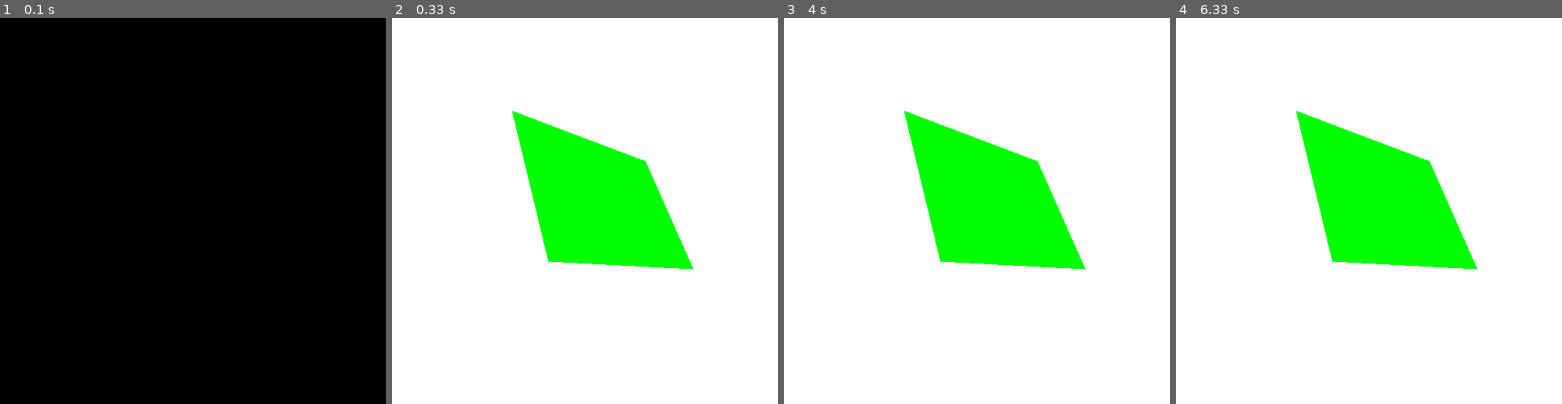
Above: before the commit, frames 1-4 (left to right).
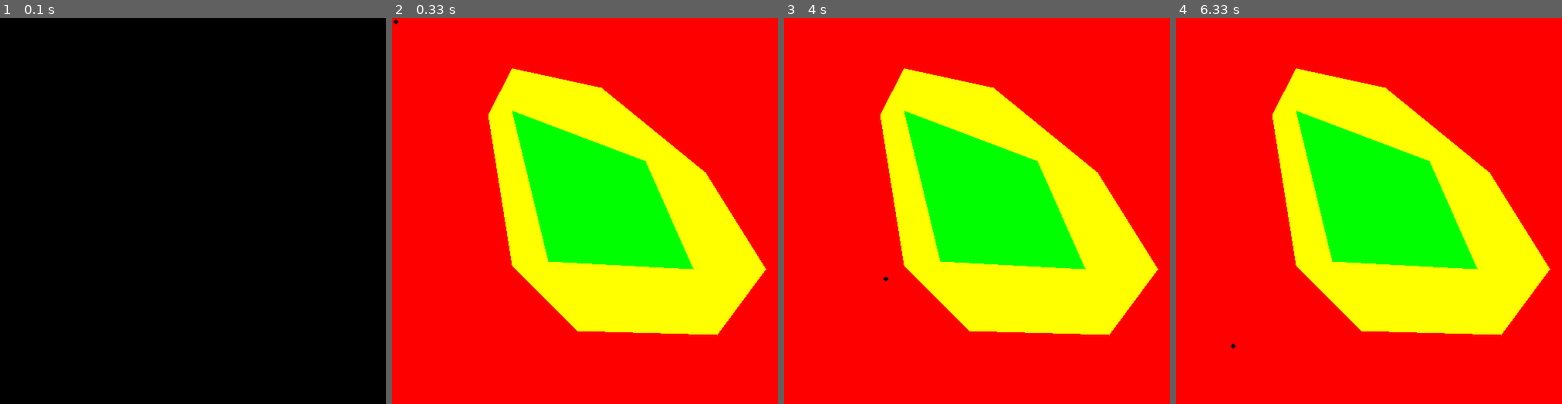
Above: after the commit, the same moments.

Repository: elmooooooooooo/The-Smart-Barn
Game: pygame game, started from pygameTest.py
Same seed, same stepped clock (60 frames per second), same inputs: the game is played once before the commit and once after it.
Inputs (mouse positions are in pixels of both pictures, inside the frame that each line leads up to):
- Up to frame 1 (0.1 s): no input
- Up to frame 2 (0.33 s): no input
- Up to frame 3 (4 s): click (977, 211) at 0.43 s; click (1015, 295) at 0.8 s; click (1119, 346) at 1.2 s; click (884, 133) at 1.6 s; move the mouse to (977, 257) at 1.87 s; click (977, 257) at 2 s; move the mouse to (922, 129) at 2.27 s; click (922, 129) at 2.4 s; click (1112, 311) at 2.8 s; click (849, 249) at 3.2 s; click (865, 137) at 3.6 s; move the mouse to (884, 280) at 3.87 s
- Up to frame 4 (6.33 s): click (1276, 280) at 4 s; move the mouse to (1507, 299) at 4.27 s; click (1507, 299) at 4.4 s; click (1253, 353) at 4.8 s; click (1249, 234) at 5.2 s; click (1392, 319) at 5.6 s; move the mouse to (1438, 338) at 5.87 s; click (1438, 338) at 6 s; move the mouse to (1233, 346) at 6.27 s

Frame 1 is identical in both runs. In frame 2, 89% of the frame differs, in the area x 0-100%, y 0-100%; in frame 3, 89%; in frame 4, 89%.

Commit message:
visueel gedeelte verbeterd

Diff:
--- a/pygameTest.py
+++ b/pygameTest.py
@@ -30,23 +30,55 @@
 
 tempGoed = setup["range"]["goed"]
 
+
+ideaalVlak = []
+behaagelijkVlak = []
+
+def maakPunt(vlak, range):
+    puntInVlak = []
+    for punt in range:
+        x = (punt[0] - unitRange["x-as"][0]) * unitXas
+        y =  500 - (punt[1] * unitYas)
+
+        puntInVlak.append(x)
+
+
+        puntInVlak.append(y)
+
+        vlak.append(puntInVlak)
+        puntInVlak = []
+    return vlak
+
+ideaalVlak = maakPunt(ideaalVlak, setup["range"]["goed"])
+behaagelijkVlak = maakPunt(behaagelijkVlak, setup["range"]["matig"])
+print(ideaalVlak)
+print(behaagelijkVlak)
+
 while True:
     clock.tick(10)
-    display.fill((255,255,255))
+    display.fill(richtlijnen["slecht"]["kleur"])
 
-    test = pygame.draw.polygon(display, richtlijnen["goed"]["kleur"], (( (tempGoed[0][0] - 12) * 31.25  , 500 - tempGoed[0][1] * 5),
-                                                                ((tempGoed[1][0] - 12) * 31.25,  500 - tempGoed[1][1] * 5),
-                                                                (  (tempGoed[2][0] - 12) * 31.25, 500 -tempGoed[2][1] * 5),
-                                                                ( (tempGoed[3][0] - 12) * 31.25, 500 - tempGoed[3][1] * 5)))
+    pygame.draw.polygon(display, richtlijnen["matig"]["kleur"], behaagelijkVlak)
+
+    pygame.draw.polygon(display, richtlijnen["goed"]["kleur"], ideaalVlak)
 
     a = pygame.image.tostring(display, 'RGB')
 
     b = PIL.Image.frombytes('RGB', (info.current_w, info.current_h), a)
 
-    try:
-        print(b.getpixel(pygame.mouse.get_pos()) == (0, 255, 0))
-    except:
-        print(False)
+    puntPos = pygame.mouse.get_pos()
+
+    if b.getpixel(puntPos) == (0, 255, 0):
+        print("goede omgeving")
+
+    if b.getpixel(puntPos) == (255, 255, 0):
+        print("matige omgeving")
+
+    if b.getpixel(puntPos) == (255, 0, 0):
+        print("slechte omgeving")
+
+    pygame.draw.circle(display, (0,0,0), puntPos, 3)
+
 
     for event in pygame.event.get():
         if event.type == pygame.QUIT:
--- a/setup.json
+++ b/setup.json
@@ -19,6 +19,16 @@
             [22.5, 63],
             [24.5, 35],
             [18.5, 37]
+    ],
+    "matig": [
+        [17, 36],
+        [16, 75],
+        [17, 87],
+        [20.7, 82],
+        [25, 60],
+        [27.5, 35],
+        [25.5, 18],
+        [19.7, 19,7]
     ]
     }
 }
